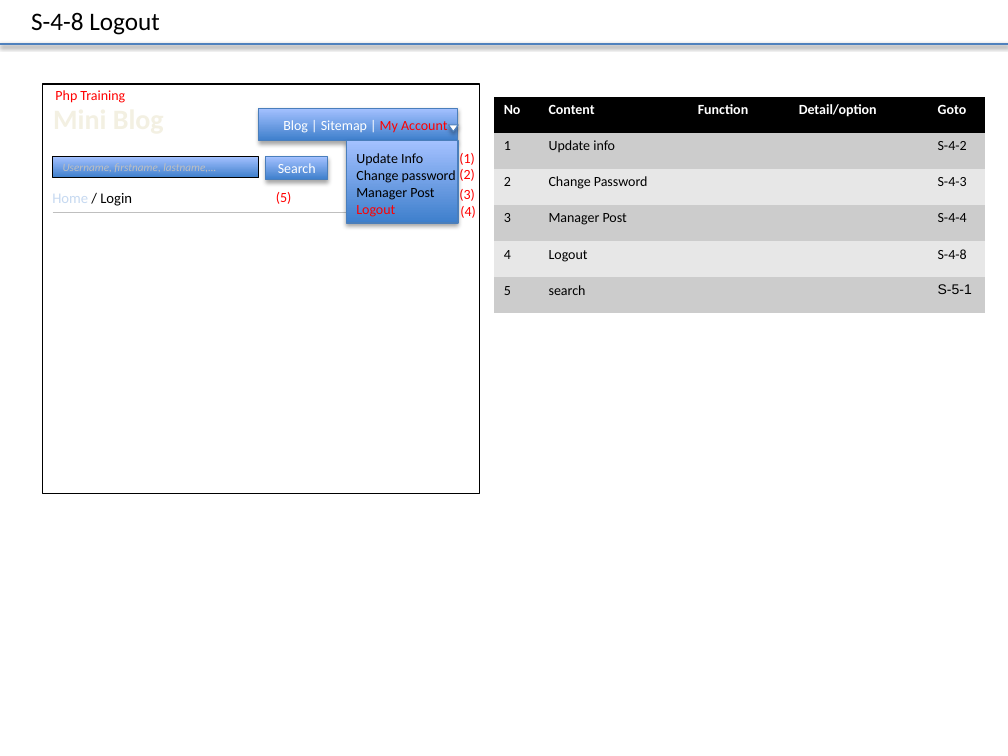
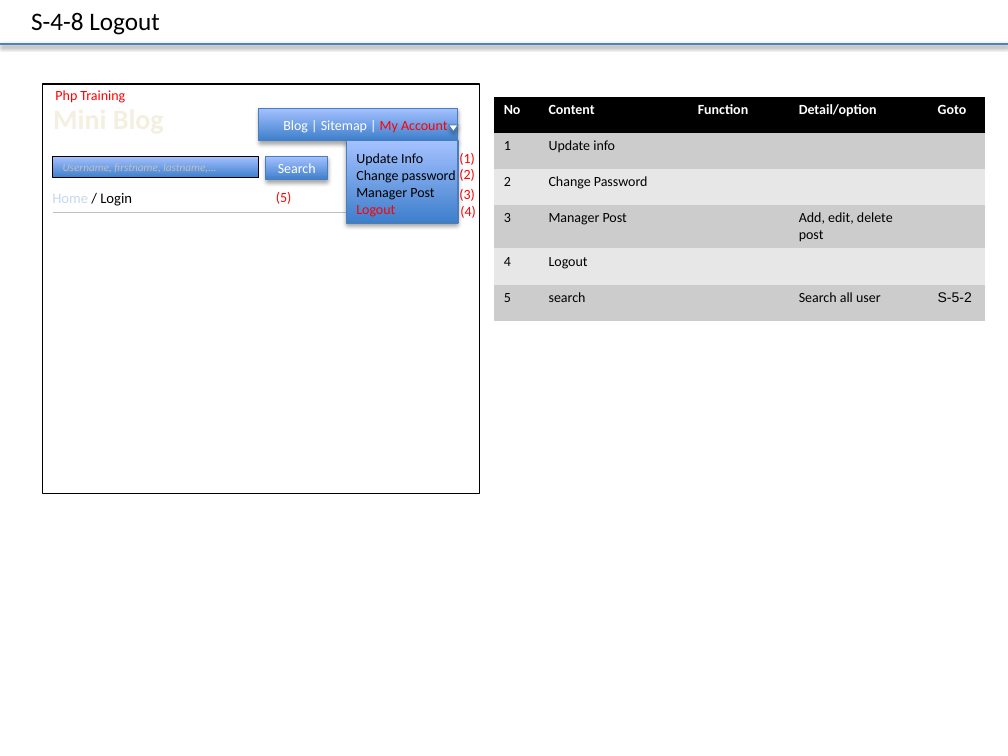
Before and after one commit to truong-vu-mulodo/mini-blog, a slide deck: slide 4 of php/tam-v.anh/doc/detail_design/frontend/wireframe/MiniBlog_Wireframe_Ver_0.1.0.pptx. Drawn at 1008x756 pixels with LibreOffice and Linux fonts; fonts in the diff are those of the drawing. Boxes give left, top, right and bottom in pixels: in the first picture for what was removed or moved away, otherwise in the second. Text is boxed around its words. In the diff, an @@ line names an element or a change of style, - is before the commit and + after.

```diff
--- a/php/tam-v.anh/doc/detail_design/frontend/wireframe/MiniBlog_Wireframe_Ver_0.1.0.pptx
+++ b/php/tam-v.anh/doc/detail_design/frontend/wireframe/MiniBlog_Wireframe_Ver_0.1.0.pptx
@@ table at (494,97,985,321) @@
-row 2, column 5: S-4-2
+row 2, column 5: 
-row 3, column 5: S-4-3
+row 3, column 5: 
-row 4, column 4: 
+row 4, column 4: Add, edit, delete post
-row 4, column 5: S-4-4
+row 4, column 5: 
-row 5, column 5: S-4-8
+row 5, column 5: 
-row 6, column 4: 
+row 6, column 4: Search all user
-row 6, column 5: S-5-1
+row 6, column 5: S-5-2
```
Also in this commit, not shown: 1 other slide changed, 2 slides added.
